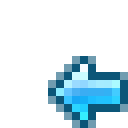
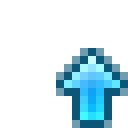
Comparing the layer stacks of the two 128x128 images. Changes:
renamed "Слой 27 kопия" to "Left 1 copy", hid it over bbox(56, 64, 120, 120)
added layer "Up 0" above "Down 1" over bbox(64, 56, 120, 120)
